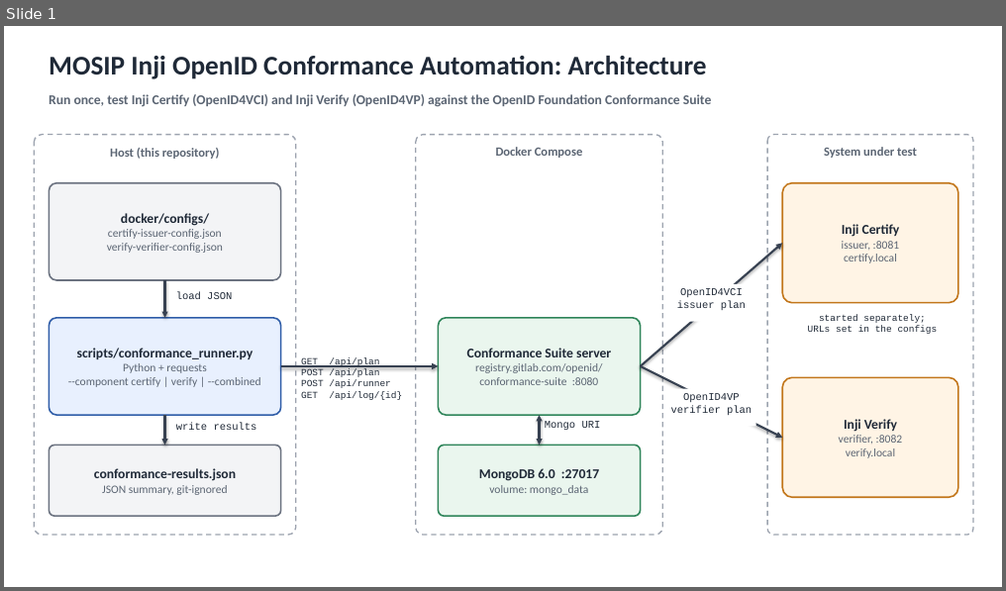
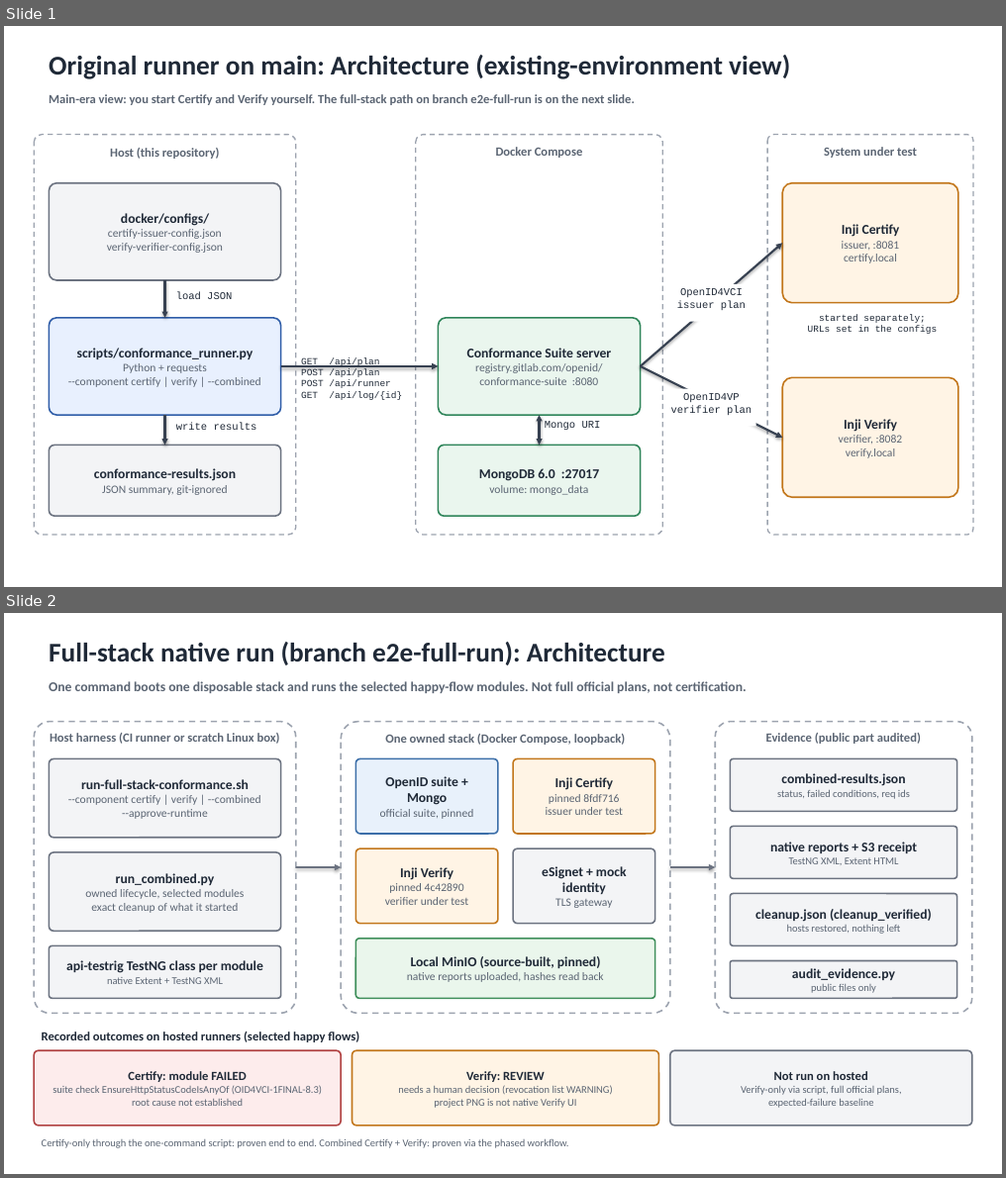
Before and after one commit to ShrinidhiAR/inji-openid-conformance, a slide deck: docs/architecture.pptx. Shown one above the other, each under a label of ours: slide 1 before the commit, slides 1 and 2 after it. The pictures are 1006x591 and 1006x1178 pixels, drawn with LibreOffice and Linux fonts; fonts in the diff are those of the drawing. Boxes give left, top, right and bottom in pixels: in the first picture for what was removed or moved away, otherwise in the second. Text is boxed around its words. In the diff, an @@ line names an element or a change of style, - is before the commit and + after.

Commit message:
Docs: qualify old quick start, exit-code and troubleshooting docs, demo guide, 2-slide architecture deck (main-era + full-stack)

```diff
--- a/docs/architecture.pptx
+++ b/docs/architecture.pptx
@@ slide 2 added at <box>4,613,1002,1174</box>, background #FFFFFF @@
@@ text added at <box>49,642,665,665</box>, 26 pt, text #1F2937, bold @@
+Full-stack native run (branch e2e-full-run): Architecture
@@ text added at <box>49,681,746,693</box>, 13 pt, text #5B6573, bold @@
+One command boots one disposable stack and runs the selected happy-flow modules. Not full official plans, not certification.
@@ rounded rectangle added at <box>34,722,296,1014</box>, outline #9CA3AF 1.5 pt dashed, 12 pt, text #5B6573, bold @@
+Host harness (CI runner or scratch Linux box)
@@ rounded rectangle added at <box>341,722,670,1014</box>, outline #9CA3AF 1.5 pt dashed, 12 pt, text #5B6573, bold @@
+One owned stack (Docker Compose, loopback)
@@ rounded rectangle added at <box>715,722,972,1014</box>, outline #9CA3AF 1.5 pt dashed, 12 pt, text #5B6573, bold @@
+Evidence (public part audited)
@@ rounded rectangle added at <box>49,759,281,838</box>, fill #F3F4F6, outline #6B7280 1.5 pt, 11 pt, text #5B6573 @@
+run-full-stack-conformance.sh
+--component certify | verify | --combined
+--approve-runtime
@@ rounded rectangle added at <box>355,759,498,834</box>, fill #E8F1FB, outline #3B6EA8 1.5 pt, 11 pt, text #5B6573 @@
+OpenID suite + Mongo
+official suite, pinned
@@ rounded rectangle added at <box>513,759,655,834</box>, fill #FFF4E5, outline #C2761A 1.5 pt, 11 pt, text #5B6573 @@
+Inji Certify
+pinned 8fdf716
+issuer under test
@@ rounded rectangle added at <box>731,759,957,811</box>, fill #F3F4F6, outline #6B7280 1.5 pt, 10 pt, text #5B6573 @@
+combined-results.json
+status, failed conditions, req ids
@@ rounded rectangle added at <box>355,849,498,924</box>, fill #FFF4E5, outline #C2761A 1.5 pt, 11 pt, text #5B6573 @@
+Inji Verify
+pinned 4c42890
+verifier under test
@@ rounded rectangle added at <box>513,849,655,924</box>, fill #F3F4F6, outline #6B7280 1.5 pt, 13 pt, text #1F2937, bold @@
+eSignet + mock identity
+TLS gateway
@@ rounded rectangle added at <box>731,827,957,878</box>, fill #F3F4F6, outline #6B7280 1.5 pt, 13 pt, text #1F2937, bold @@
+native reports + S3 receipt
+TestNG XML, Extent HTML
@@ rounded rectangle added at <box>49,853,281,931</box>, fill #F3F4F6, outline #6B7280 1.5 pt, 11 pt, text #5B6573 @@
+run_combined.py
+owned lifecycle, selected modules
+exact cleanup of what it started
@@ arrow added from (296, 867) to (341, 867), #6B7280 1.5 pt @@
@@ arrow added from (670, 867) to (715, 867), #6B7280 1.5 pt @@
@@ rounded rectangle added at <box>731,894,957,947</box>, fill #F3F4F6, outline #6B7280 1.5 pt, 13 pt, text #1F2937, bold @@
+cleanup.json (cleanup_verified)
+hosts restored, nothing left
@@ rounded rectangle added at <box>355,939,655,998</box>, fill #EAF6EC, outline #3F8F5B 1.5 pt, 11 pt, text #5B6573 @@
+Local MinIO (source-built, pinned)
+native reports uploaded, hashes read back
@@ rounded rectangle added at <box>49,947,281,998</box>, fill #F3F4F6, outline #6B7280 1.5 pt, 13 pt, text #1F2937, bold @@
+api-testrig TestNG class per module
+native Extent + TestNG XML
@@ rounded rectangle added at <box>731,961,957,998</box>, fill #F3F4F6, outline #6B7280 1.5 pt, 13 pt, text #1F2937, bold @@
+audit_evidence.py
+public files only
@@ rounded rectangle added at <box>34,1051,341,1126</box>, fill #FDECEC, outline #B04040 1.5 pt, 10 pt, text #5B6573 @@
+Certify: module FAILED
+suite check EnsureHttpStatusCodeIsAnyOf (OID4VCI-1FINAL-8.3)
+root cause not established
@@ text added at <box>42,1032,359,1043</box>, 12 pt, text #1F2937, bold @@
+Recorded outcomes on hosted runners (selected happy flows)
@@ rounded rectangle added at <box>352,1051,659,1126</box>, fill #FFF4E5, outline #C2761A 1.5 pt, 10 pt, text #5B6573 @@
+Verify: REVIEW
+needs a human decision (revocation list WARNING)
+project PNG is not native Verify UI
@@ rounded rectangle added at <box>670,1051,972,1126</box>, fill #F3F4F6, outline #6B7280 1.5 pt, 10 pt, text #5B6573 @@
+Not run on hosted
+Verify-only via script, full official plans,
+expected-failure baseline
@@ text added at <box>42,1139,569,1149</box>, 10 pt, text #5B6573 @@
+Certify-only through the one-command script: proven end to end. Combined Certify + Verify: proven via the phased workflow.
@@ slide 1 changed as well @@
@@ text at <box>49,55,790,79</box>: text changed @@
-MOSIP Inji OpenID Conformance Automation: Architecture
+Original runner on main: Architecture (existing-environment view)
@@ text at <box>49,94,635,105</box>: text changed; size 13 to 12 pt @@
-Run once, test Inji Certify (OpenID4VCI) and Inji Verify (OpenID4VP) against the OpenID Foundation Conformance Suite
+Main-era view: you start Certify and Verify yourself. The full-stack path on branch e2e-full-run is on the next slide.
```
Also in this commit, not shown: 7 other files.
